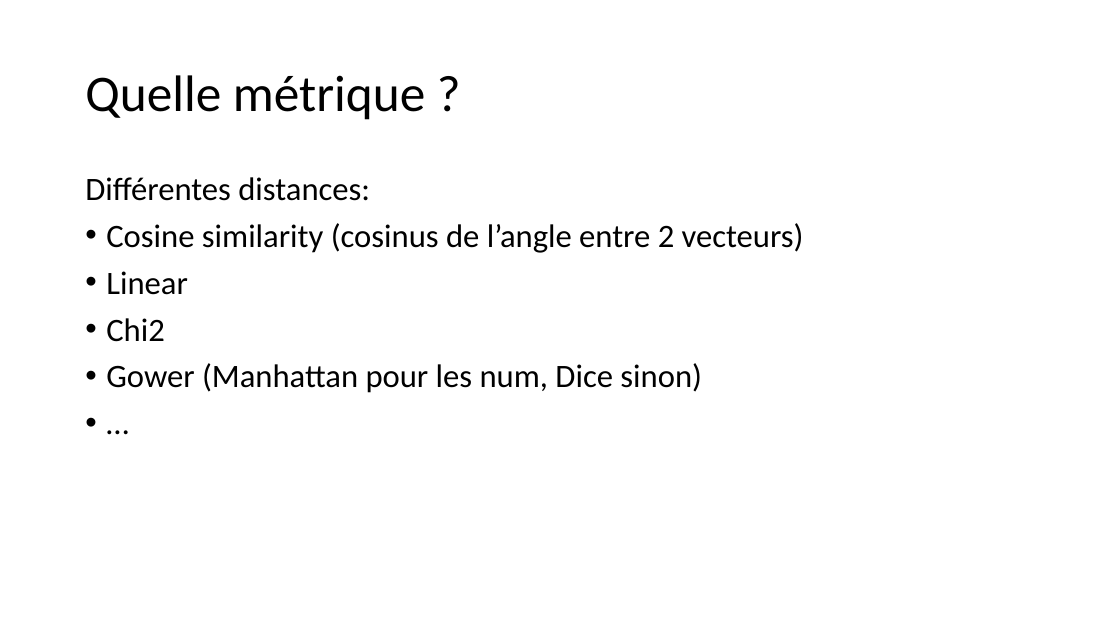
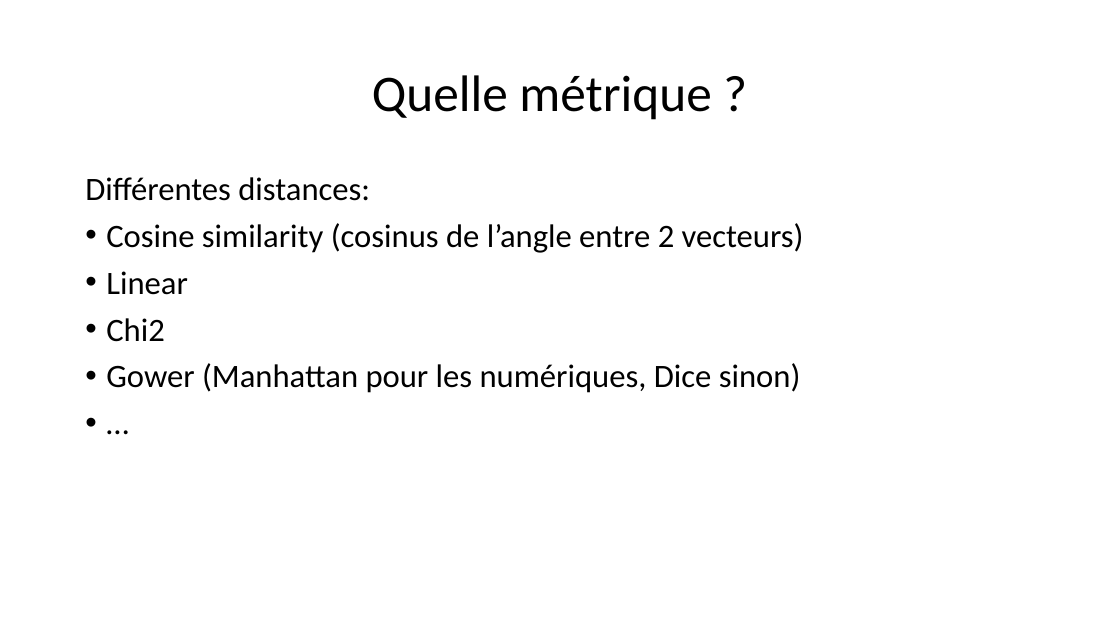
Before and after one commit to morganscao/Projet3, a slide deck: slide 29 of Rapport/Moteur de recommandations de films.pptx. Drawn at 1120x630 pixels with LibreOffice and Linux fonts; fonts in the diff are those of the drawing. Boxes give left, top, right and bottom in pixels: in the first picture for what was removed or moved away, otherwise in the second. Text is boxed around its words. In the diff, an @@ line names an element or a change of style, - is before the commit and + after.

```diff
--- a/Rapport/Moteur de recommandations de films.pptx
+++ b/Rapport/Moteur de recommandations de films.pptx
@@ title "Quelle métrique ?" at (372, 75, 711, 120): alignment left to centre @@
@@ text at (106, 363, 801, 393): text changed @@
-• Gower (Manhattan pour les num, Dice sinon)
+• Gower (Manhattan pour les numériques, Dice sinon)
```
Also in this commit, not shown: 21 other slides changed, 2 slides added, 2 slides removed, 2 other files.
